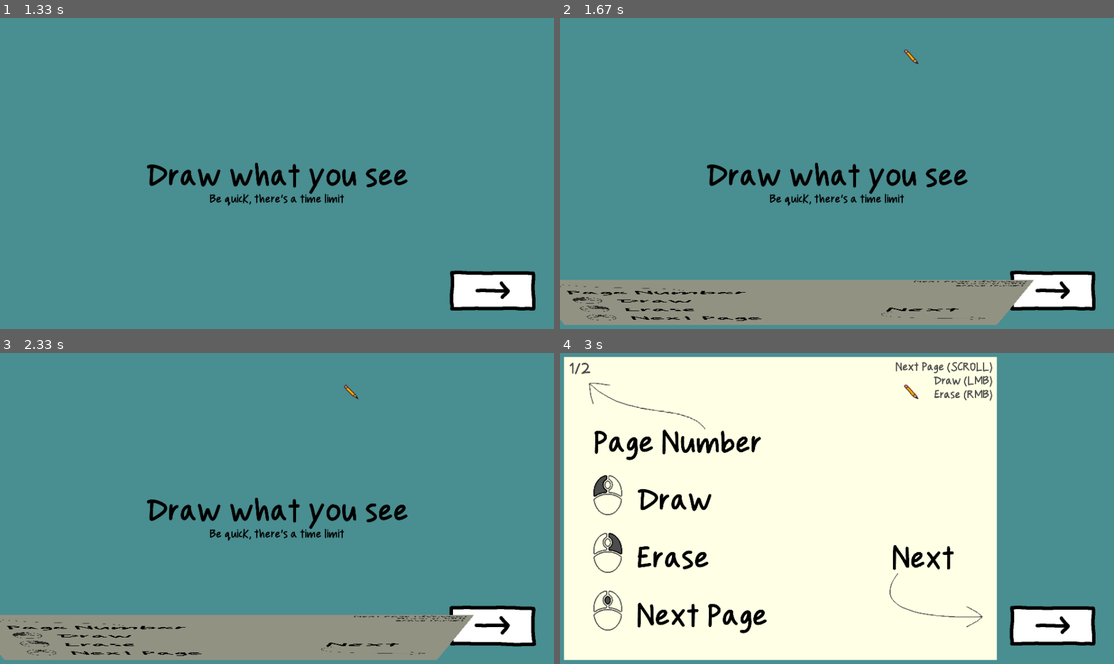
Above: before the commit, frames 1-4 (two rows, left to right).
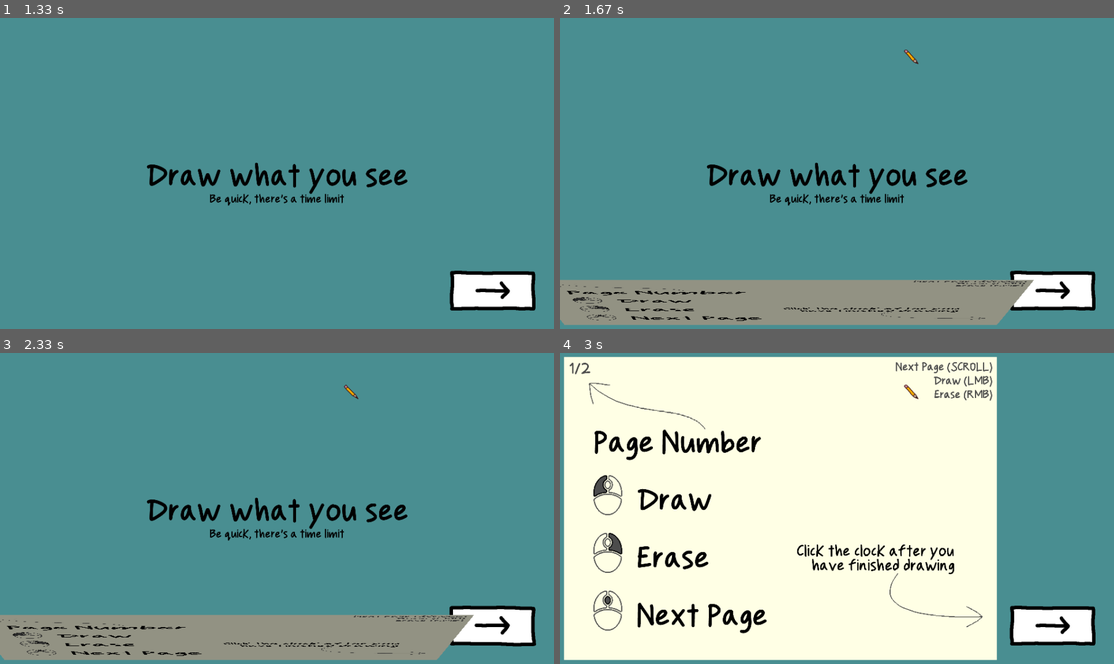
Above: after the commit, the same moments.

Repository: DanteGraet/paperAndPencil-garbageJam8
Game: LÖVE game, started from main.lua
Same seed, same stepped clock (60 frames per second), same inputs: the game is played once before the commit and once after it.
Inputs (mouse positions are in pixels of both pictures, inside the frame that each line leads up to):
- Up to frame 1 (1.33 s): click (493, 288) at 0.38 s; click (360, 64) at 0.72 s
- Up to frame 2 (1.67 s): tap Space at 1.55 s
- Up to frame 3 (2.33 s): tap Space at 1.88, 2.22 s
- Up to frame 4 (3 s): no input

Frame 1 is identical in both runs. In frame 2, 0.2% of the frame differs, in the area x 40-73%, y 93-95%; in frame 3, 0.2%; in frame 4, 1.1%, in the area x 42-72%, y 61-72%.

Commit message:
notebook closes if you clock
and on score

Diff:
--- a/code/gamestate/test.lua
+++ b/code/gamestate/test.lua
@@ -7,6 +7,12 @@
 local lastFrameCanvas
 
 local fadeImage = love.graphics.newImage("assets/ui/fade.png")
+
+function closeNotebook()
+    if notebook.isOpen then
+        notebook:setOpen(false) -- this fucntion dont work for some reason
+    end
+end
 
 function g.load(diff, lf)
     difficulty = diff or 0
--- a/globalObject/gallery.lua
+++ b/globalObject/gallery.lua
@@ -196,6 +196,7 @@
         if self.pictures[self.currentPhoto] then
             self.pictures[self.currentPhoto]:permutate()
         else
+            closeNotebook()
             saveScore(self)
             tut.generateTextList()
         end
@@ -234,6 +235,7 @@
             self.timeRemaining = math.huge
 
             self.nextCollider = RectangularCollider(65 + 1500 - 10, 65 + 5*(125+35), 305, 145)
+
         else
             print("Why is current photo 0?")
         end
@@ -257,6 +259,7 @@
 
     if self.currentPhoto == self.visualPhoto and finds > 0 and self.nextCollider:checkCollision(camera:translatePosition(x, y)) then
         self:nextPhoto()
+        closeNotebook()
         audioManager.playSound(audio.click, 0.2)
     end
 end
Binary file changed: object/background/controls.png
Binary file added: object/background/underwater.png
